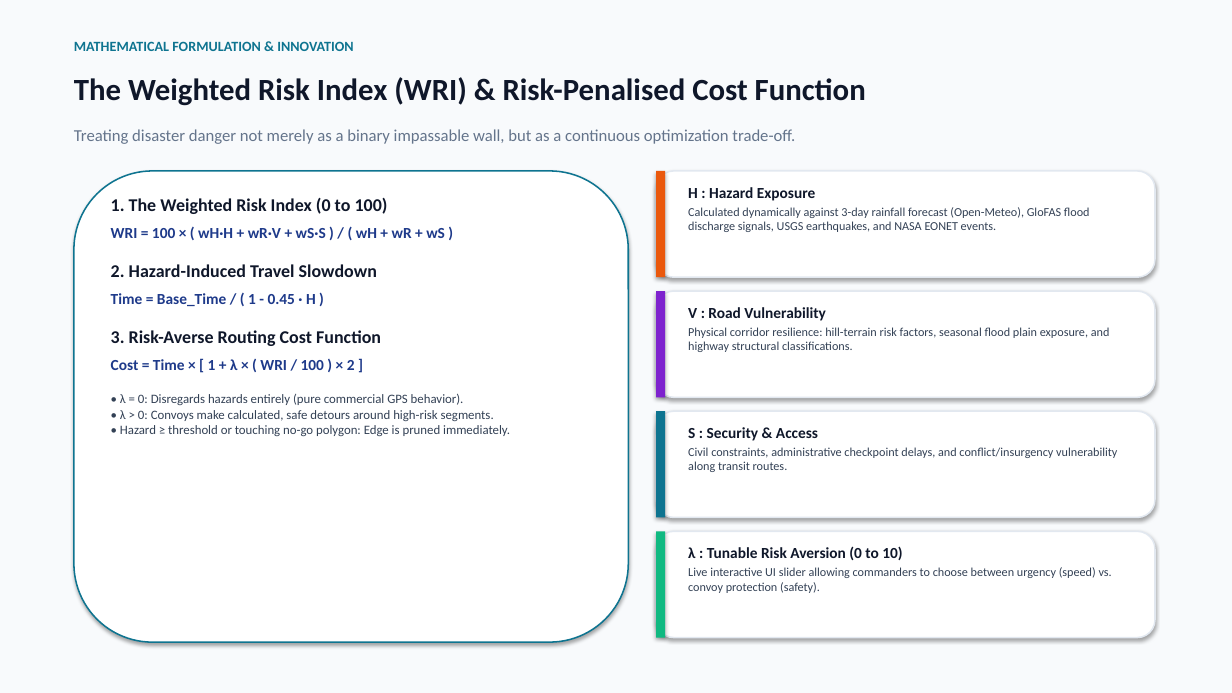
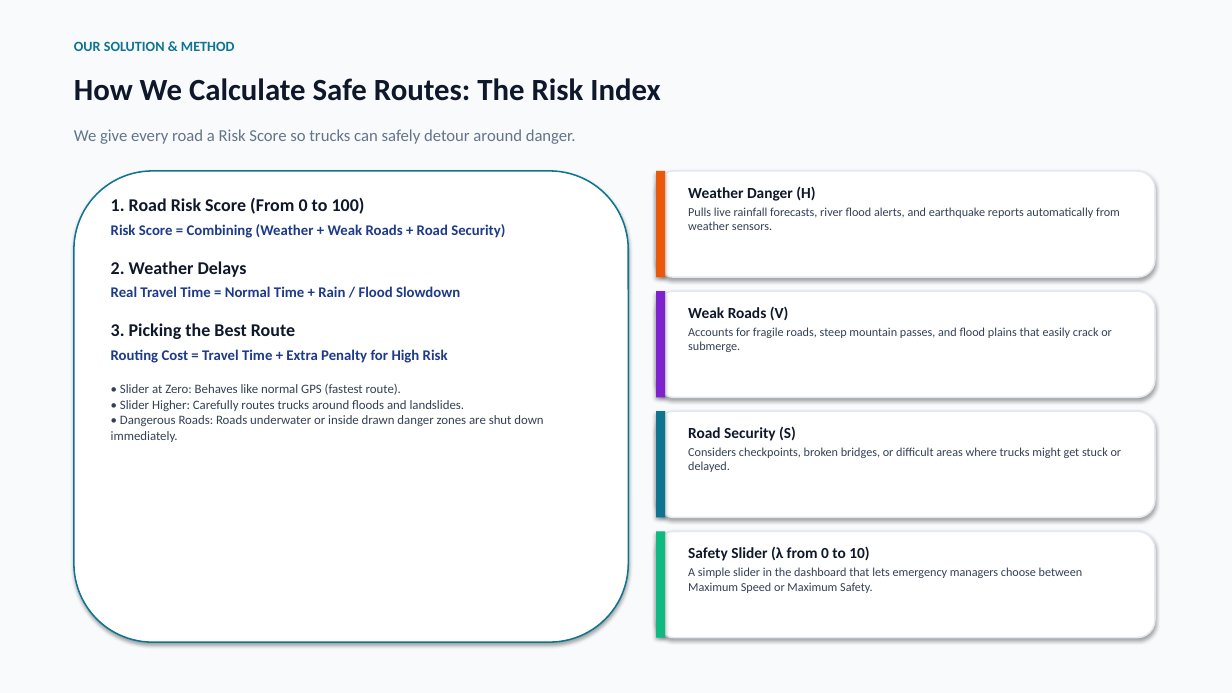
Before and after one commit to nisargad1/ReliefRoute-India, a slide deck: slide 4 of docs/ReliefRoute_India_Presentation.pptx. Drawn at 1232x693 pixels with LibreOffice and Linux fonts; fonts in the diff are those of the drawing. Boxes give left, top, right and bottom in pixels: in the first picture for what was removed or moved away, otherwise in the second. Text is boxed around its words. In the diff, an @@ line names an element or a change of style, - is before the commit and + after.

Commit message:
docs: simplify presentation wording for easy reading and defense

```diff
--- a/docs/ReliefRoute_India_Presentation.pptx
+++ b/docs/ReliefRoute_India_Presentation.pptx
@@ text at [74,41,235,51]: text changed @@
-MATHEMATICAL FORMULATION & INNOVATION
+OUR SOLUTION & METHOD
@@ text at [74,78,660,101]: text changed @@
-The Weighted Risk Index (WRI) & Risk-Penalised Cost Function
+How We Calculate Safe Routes: The Risk Index
@@ text at [74,129,576,144]: text changed @@
-Treating disaster danger not merely as a binary impassable wall, but as a continuous optimization trade-off.
+We give every road a Risk Score so trucks can safely detour around danger.
@@ text at [111,198,543,442]: text changed; bold on @@
-1. The Weighted Risk Index (0 to 100)
-WRI = 100 × ( wH·H + wR·V + wS·S ) / ( wH + wR + wS )
-2. Hazard-Induced Travel Slowdown
-Time = Base_Time / ( 1 - 0.45 · H )
-3. Risk-Averse Routing Cost Function
-Cost = Time × [ 1 + λ × ( WRI / 100 ) × 2 ]
-• λ = 0: Disregards hazards entirely (pure commercial GPS behavior).
-• λ > 0: Convoys make calculated, safe detours around high-risk segments.
-• Hazard ≥ threshold or touching no-go polygon: Edge is pruned immediately.
+1. Road Risk Score (From 0 to 100)
+Risk Score = Combining (Weather + Weak Roads + Road Security)
+2. Weather Delays
+Real Travel Time = Normal Time + Rain / Flood Slowdown
+3. Picking the Best Route
+Routing Cost = Travel Time + Extra Penalty for High Risk
+• Slider at Zero: Behaves like normal GPS (fastest route).
+• Slider Higher: Carefully routes trucks around floods and landslides.
+• Dangerous Roads: Roads underwater or inside drawn danger zones are shut down immediately.
@@ text at [688,186,1120,230]: text changed @@
-H : Hazard Exposure
-Calculated dynamically against 3-day rainfall forecast (Open-Meteo), GloFAS flood discharge signals, USGS earthquakes, and NASA EONET events.
+Weather Danger (H)
+Pulls live rainfall forecasts, river flood alerts, and earthquake reports automatically from weather sensors.
@@ text at [688,307,1112,352]: text changed @@
-V : Road Vulnerability
-Physical corridor resilience: hill-terrain risk factors, seasonal flood plain exposure, and highway structural classifications.
+Weak Roads (V)
+Accounts for fragile roads, steep mountain passes, and flood plains that easily crack or submerge.
@@ text at [688,426,1122,472]: text changed @@
-S : Security & Access
-Civil constraints, administrative checkpoint delays, and conflict/insurgency vulnerability along transit routes.
+Road Security (S)
+Considers checkpoints, broken bridges, or difficult areas where trucks might get stuck or delayed.
@@ text at [688,546,1082,593]: text changed @@
-λ : Tunable Risk Aversion (0 to 10)
-Live interactive UI slider allowing commanders to choose between urgency (speed) vs. convoy protection (safety).
+Safety Slider (λ from 0 to 10)
+A simple slider in the dashboard that lets emergency managers choose between Maximum Speed or Maximum Safety.
```
Also in this commit, not shown: 10 other slides changed, 1 other file.
